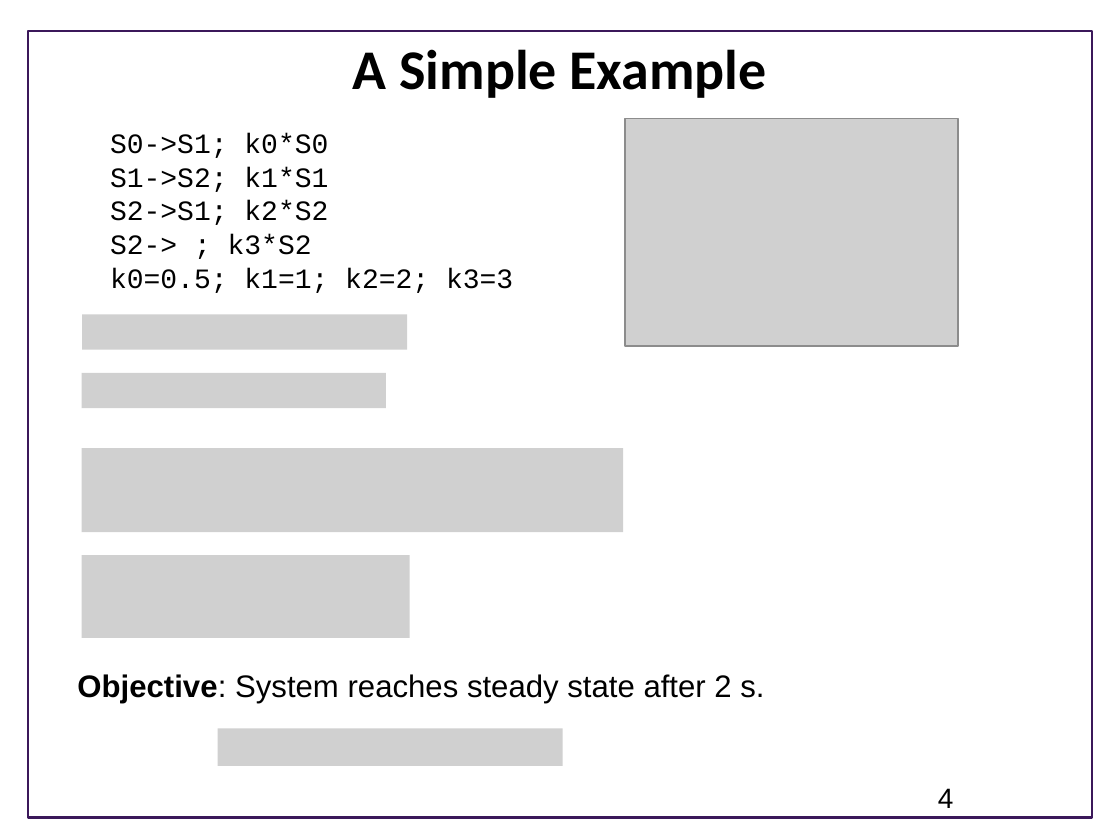
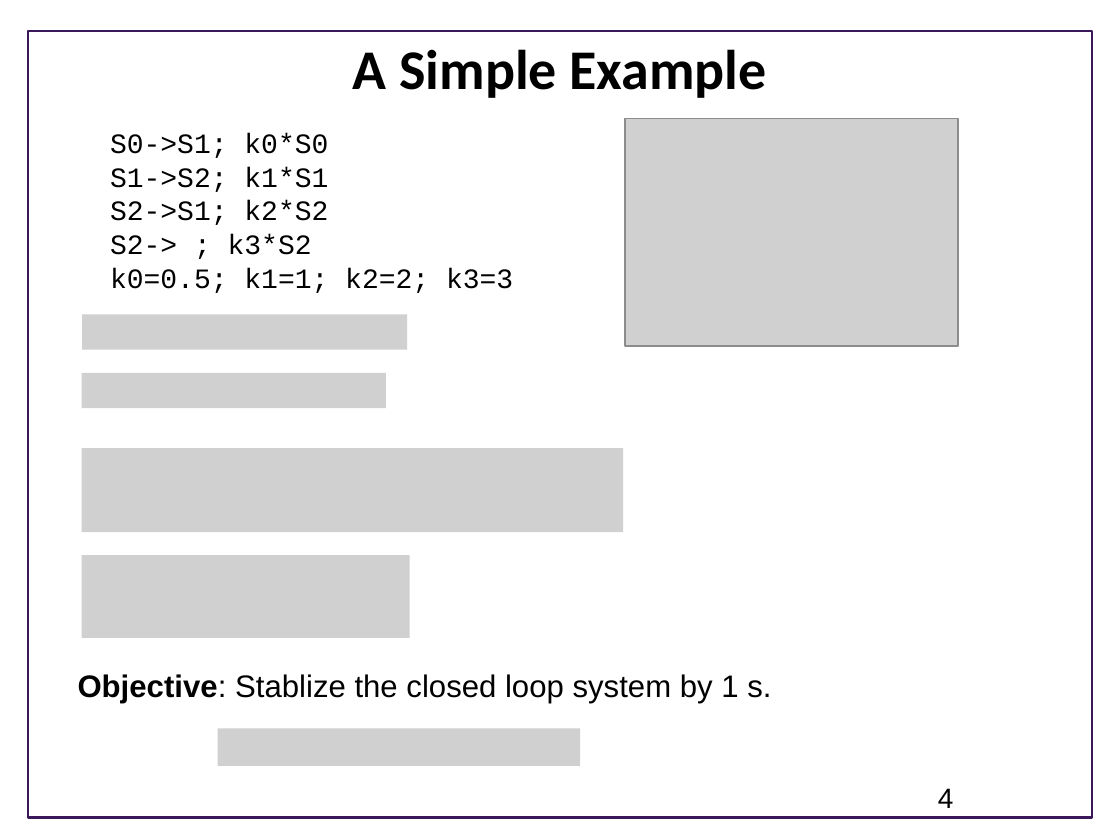
Before and after one commit to joseph-hellerstein/advanced-controls-lectures, a slide deck: slide 4 of Lecture_22-Designing-Closed-Loop-Systems/Designing-Proportional-Controllers.pptx. Drawn at 1120x840 pixels with LibreOffice and Linux fonts; fonts in the diff are those of the drawing; grey boxes stand for pictures; background and template pictures are left out. Boxes give left, top, right and bottom in pixels: in the first picture for what was removed or moved away, otherwise in the second. Text is boxed around its words. In the diff, an @@ line names an element or a change of style, - is before the commit and + after.

```diff
--- a/Lecture_22-Designing-Closed-Loop-Systems/Designing-Proportional-Controllers.pptx
+++ b/Lecture_22-Designing-Closed-Loop-Systems/Designing-Proportional-Controllers.pptx
@@ text at [78, 674, 771, 703]: text changed @@
-Objective: System reaches steady state after 2 s.
+Objective: Stablize the closed loop system by 1 s.
@@ picture: place and size @@
-picture at [217, 728, 562, 766]
+picture at [217, 728, 580, 766]
```
Also in this commit, not shown: 8 other slides changed.
